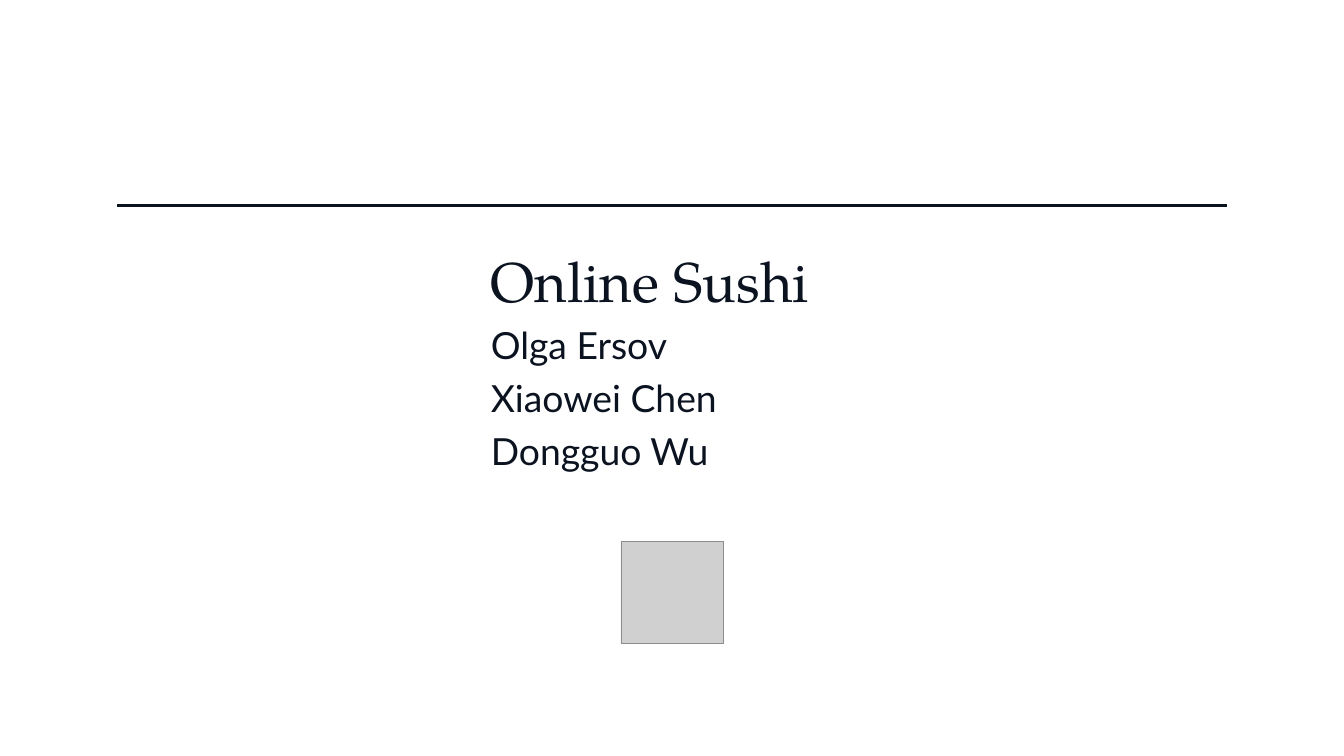
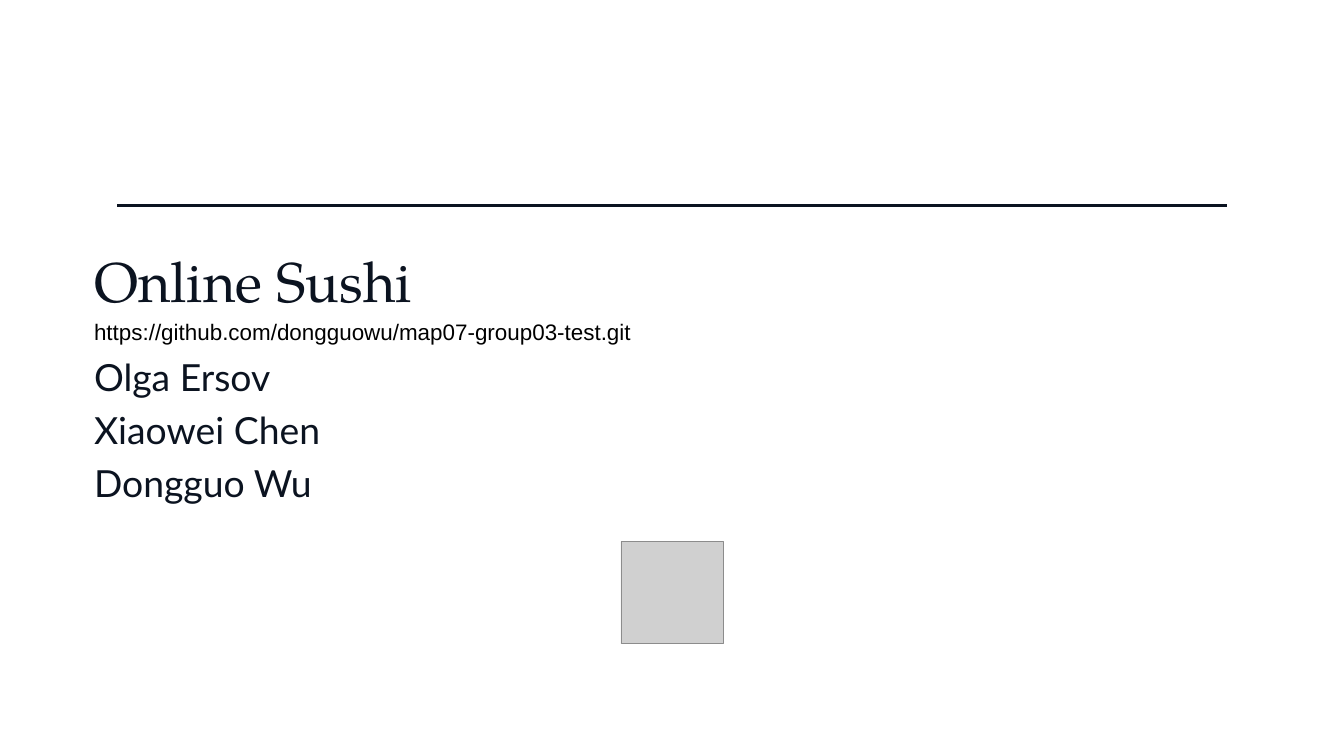
Before and after one commit to xiaoqianniu/map07-group03-test, a slide deck: slide 1 of Documents/sushi_project_summary.pptx. Drawn at 1344x756 pixels with LibreOffice and Linux fonts; fonts in the diff are those of the drawing; grey boxes stand for pictures. Boxes give left, top, right and bottom in pixels: in the first picture for what was removed or moved away, otherwise in the second. Text is boxed around its words. In the diff, an @@ line names an element or a change of style, - is before the commit and + after.

Commit message:
update ppt

```diff
--- a/Documents/sushi_project_summary.pptx
+++ b/Documents/sushi_project_summary.pptx
@@ text "Online Sushi": place and size @@
-text "Online Sushi" at [491, 261, 809, 472]
+text "Online Sushi" at [94, 261, 631, 504]
@@ text at [94, 323, 631, 345]: paragraph added @@
+https://github.com/dongguowu/map07-group03-test.git
```
